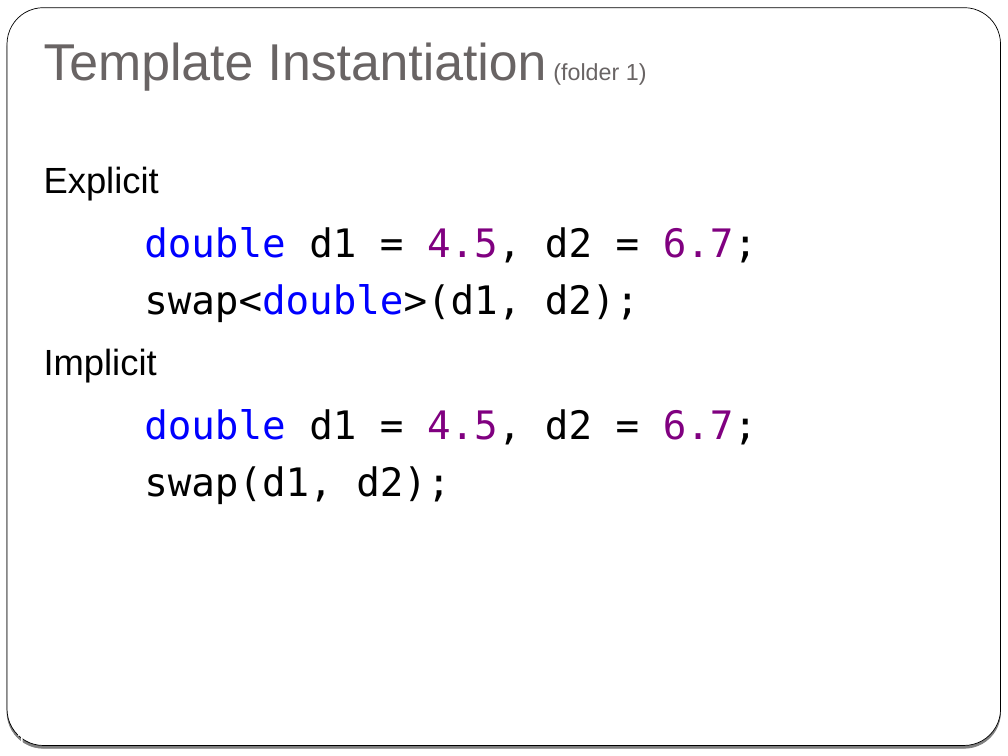
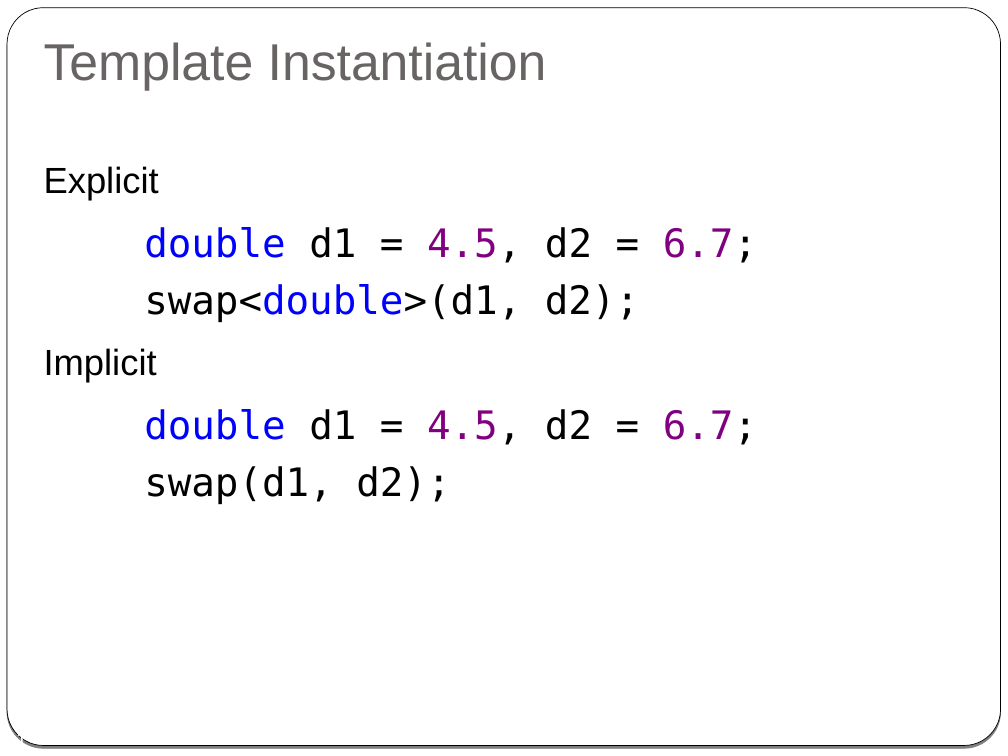
Before and after one commit to cpp-at-ariel/cpp-5778, a slide deck: slide 11 of week08-templates/slides.odp. Drawn at 1008x756 pixels with LibreOffice and Linux fonts; fonts in the diff are those of the drawing. Boxes give left, top, right and bottom in pixels: in the first picture for what was removed or moved away, otherwise in the second. Text is boxed around its words. In the diff, an @@ line names an element or a change of style, - is before the commit and + after.

```diff
--- a/week08-templates/slides.odp
+++ b/week08-templates/slides.odp
@@ title at box(44, 42, 547, 91): text changed @@
-Template Instantiation (folder 1)
+Template Instantiation
```
Also in this commit, not shown: 5 other slides changed, 5 other files.
